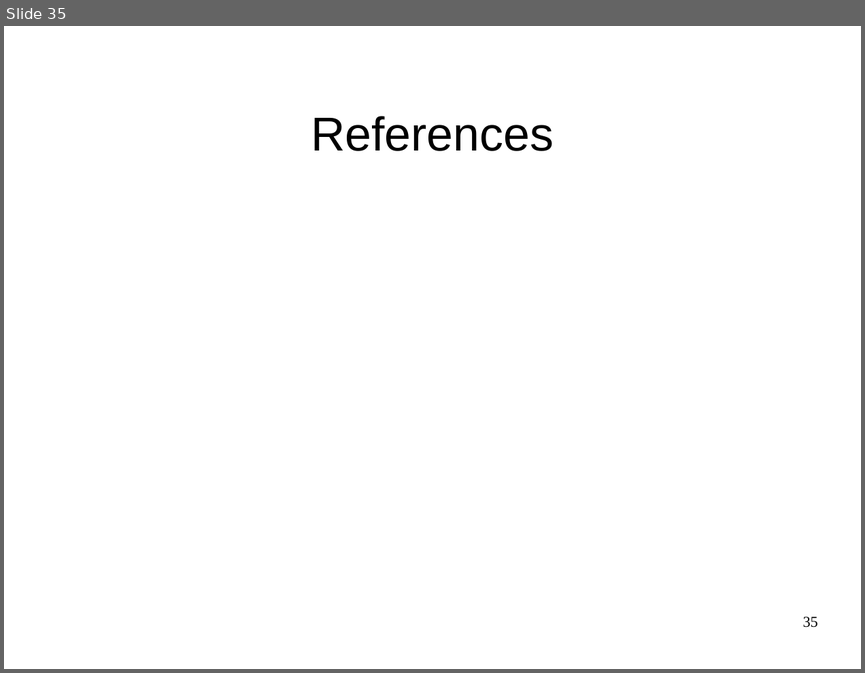
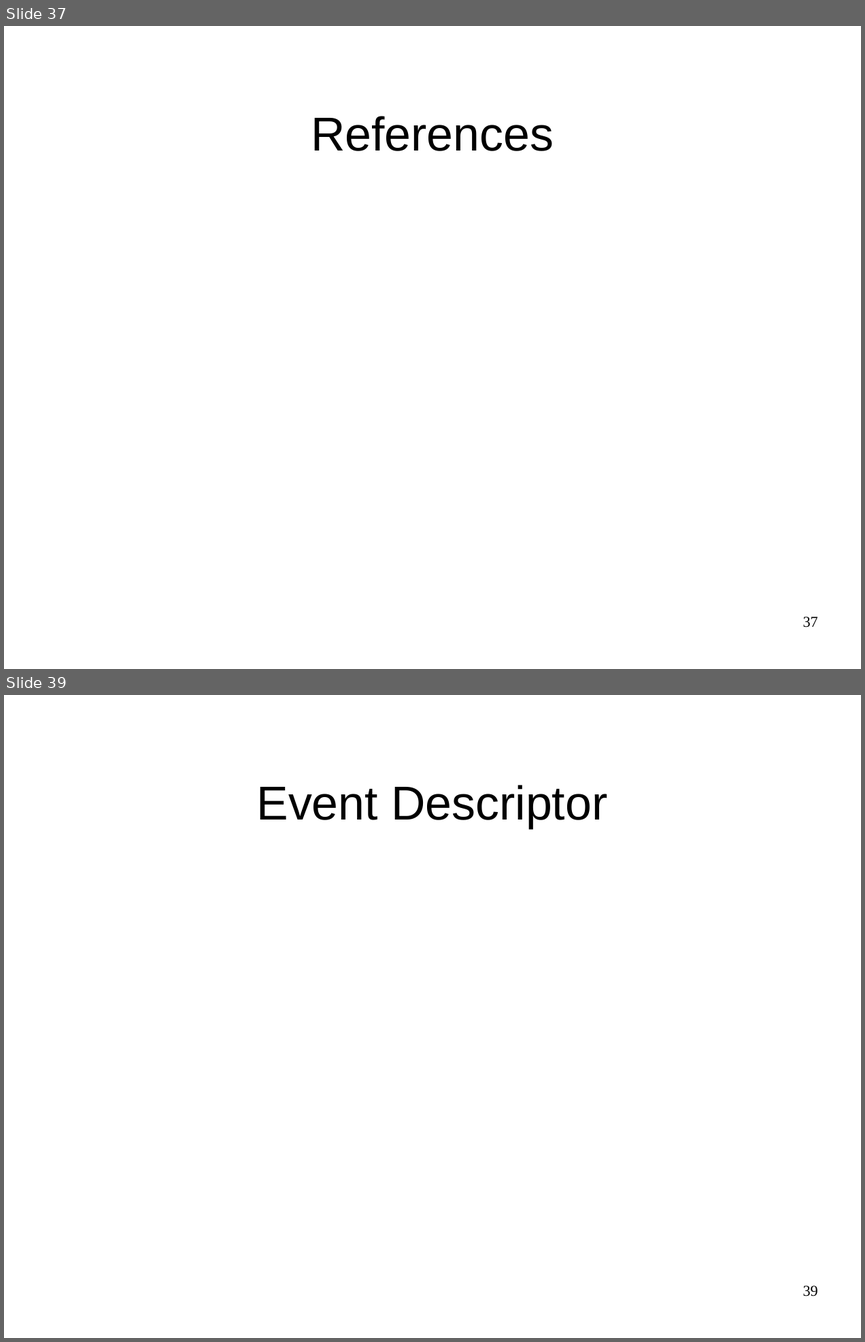
Before and after one commit to JGAntunes/pulsarcast, a slide deck: project-report/presentation.odp. Shown one above the other, each under a label of ours: slide 35 before the commit, slides 37 and 39 after it; the slides between them are not shown. The pictures are 865x673 and 865x1342 pixels, drawn with LibreOffice and Linux fonts; fonts in the diff are those of the drawing; background and template pictures are left out. Boxes give left, top, right and bottom in pixels: in the first picture for what was removed or moved away, otherwise in the second. Text is boxed around its words. In the diff, an @@ line names an element or a change of style, - is before the commit and + after.

```diff
--- a/project-report/presentation.odp
+++ b/project-report/presentation.odp
@@ slide 39 added at (4,695,861,1338), background #FFFFFF @@
@@ title added at (257,785,607,828), 44 pt, text #000000 @@
+Event Descriptor
@@ page number added at (803,1285,818,1296), 14 pt, text #000000 @@
+39
@@ what was slide 35 is now slide 37 @@
@@ page number at (803,616,818,627): text changed @@
-35
+37
```
Also in this commit, not shown: 6 slides changed, 8 other slides added, 5 slides removed, 1 other file.
